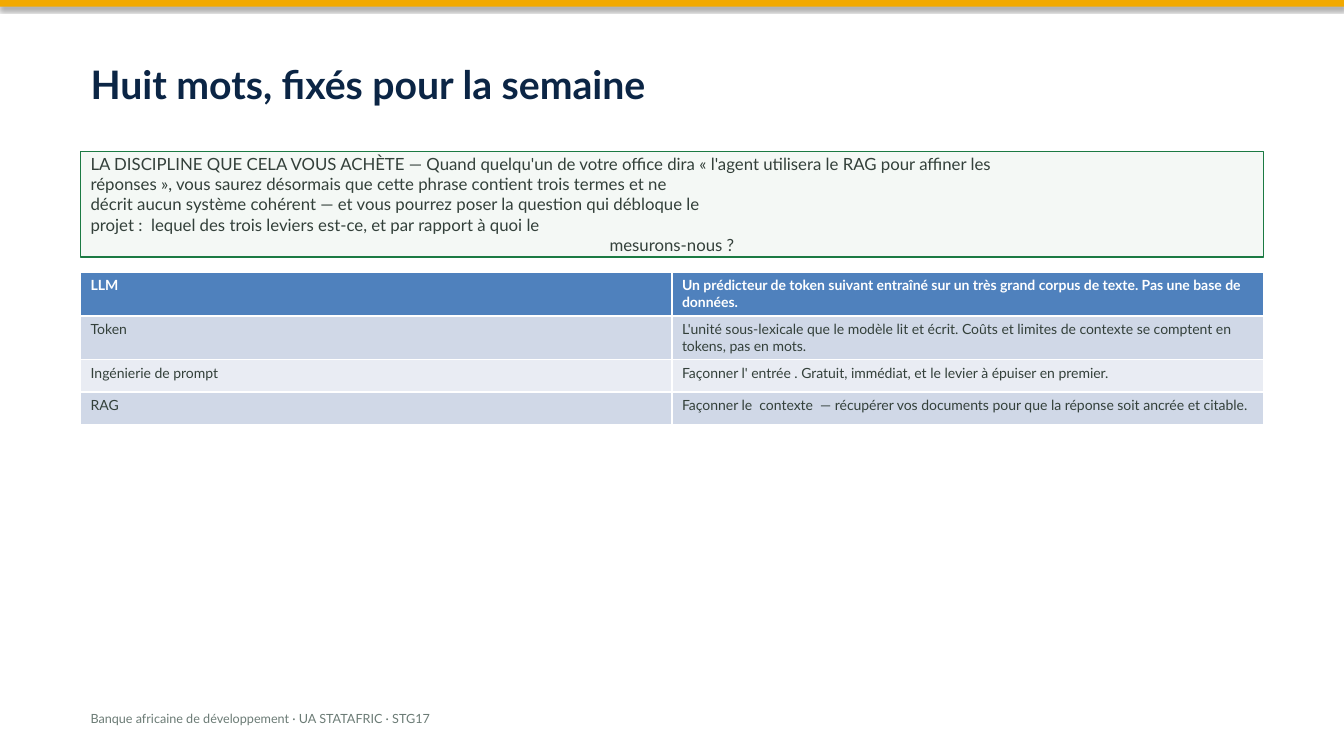
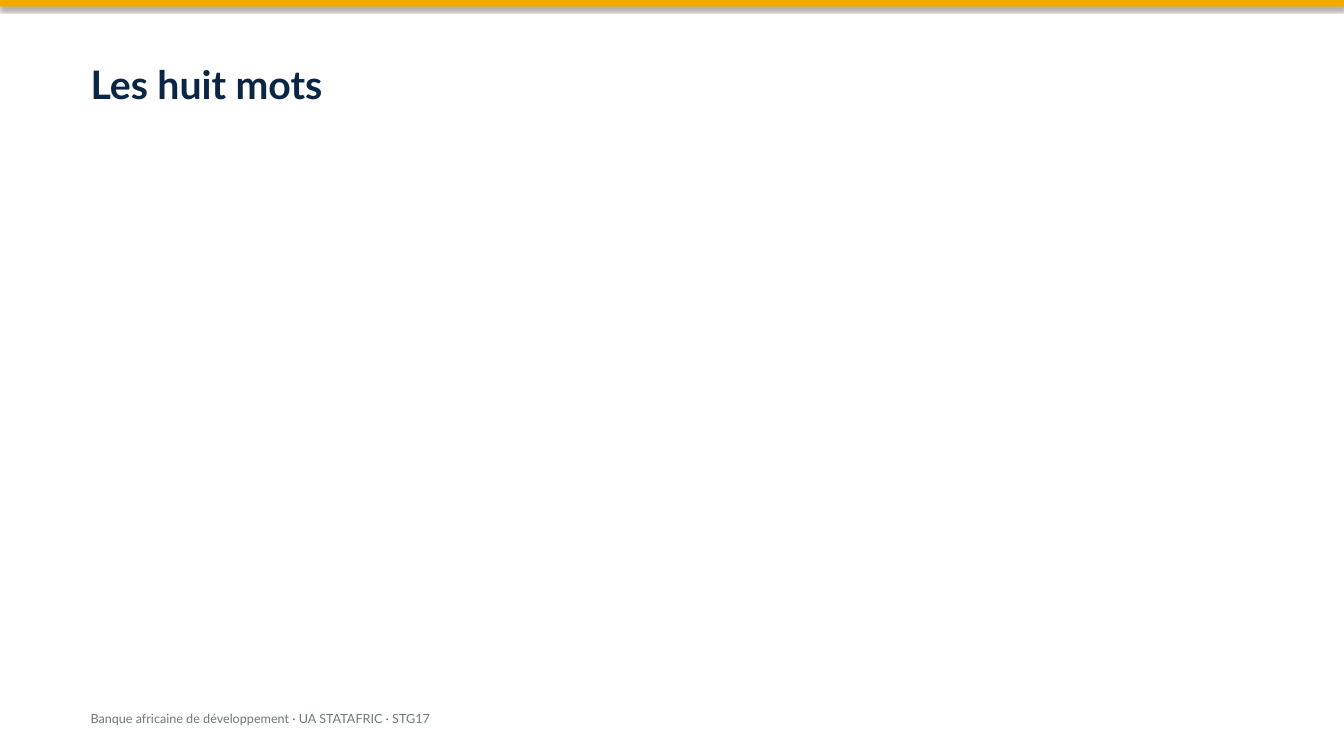
Before and after one commit to datainnov4africa-web/stg17-workshop, a slide deck: slide 16 of docs/slides/pptx/01-ai-family-tree-fr.pptx (slide 11 before the commit). Drawn at 1344x756 pixels with LibreOffice and Linux fonts; fonts in the diff are those of the drawing. Boxes give left, top, right and bottom in pixels: in the first picture for what was removed or moved away, otherwise in the second. Text is boxed around its words. In the diff, an @@ line names an element or a change of style, - is before the commit and + after.

```diff
--- a/docs/slides/pptx/01-ai-family-tree-fr.pptx
+++ b/docs/slides/pptx/01-ai-family-tree-fr.pptx
@@ text at box(91, 70, 323, 100): text changed @@
-Huit mots, fixés pour la semaine
+Les huit mots
@@ rectangle removed at box(81, 151, 1263, 257) @@
-LA DISCIPLINE QUE CELA VOUS ACHÈTE — Quand quelqu'un de votre office dira « l'agent utilisera le RAG pour affiner les
-réponses », vous saurez désormais que cette phrase contient trois termes et ne
-décrit aucun système cohérent — et vous pourrez poser la question qui débloque le
-projet : lequel des trois leviers est-ce, et par rapport à quoi le
-mesurons-nous ?
@@ table removed at box(81, 272, 1264, 417), 4 rows, 2 columns @@
-LLM | Un prédicteur de token suivant entraîné sur un très grand corpus de texte. Pas une base de données.
-Token | L'unité sous-lexicale que le modèle lit et écrit. Coûts et limites de contexte se comptent en tokens, pas en mots.
-Ingénierie de prompt | Façonner l' entrée . Gratuit, immédiat, et le levier à épuiser en premier.
-RAG | Façonner le contexte — récupérer vos documents pour que la réponse soit ancrée et citable.
```
Also in this commit, not shown: 11 other slides changed, 5 slides added, 1 slide removed, 11 other files.
